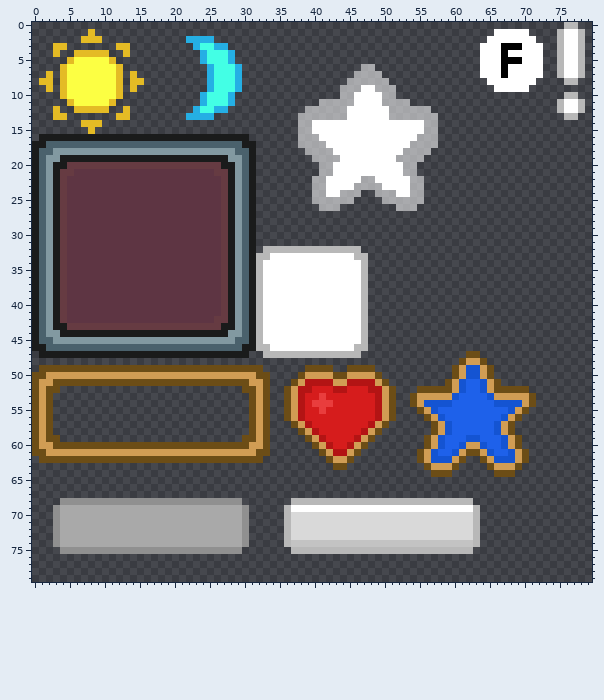
File history of a pixel-art file, Assets/_MagicGame/Content/Visuals/Aseprite/Deisgn/UI/ui.aseprite. The picture above was drawn from the file before the commit.
80x80 pixels, 1 frame.
The result:
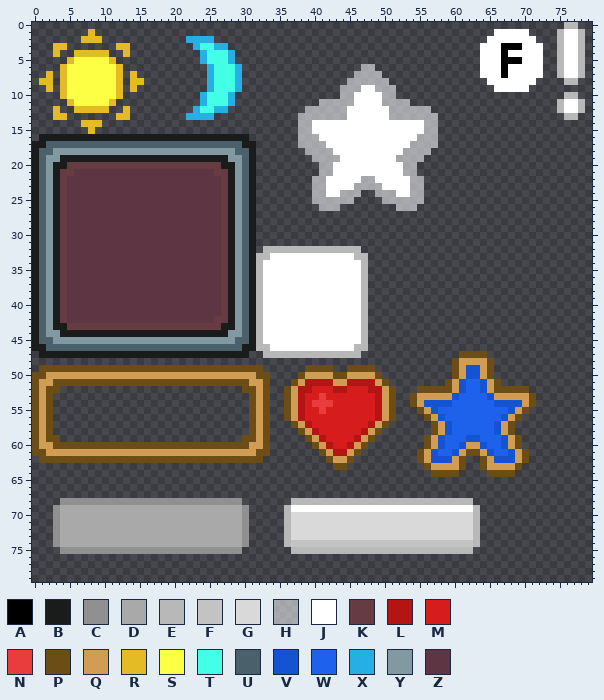
Palette (. is transparent): A #000000  B #1a1b1b  C #909090  D #a9a9a9  E #b8b8b8  F #c3c3c3  G #d9d9d9  H #ffffff89  J #ffffff  K #663b42  L #b31414  M #d61c1c  N #e93d3d  P #6c4d16  Q #d19d54  R #e4bb25  S #fcff43  T #43ffe5  U #4a616c  V #1454d2  W #1e61ea  X #25afe4  Y #8299a1  Z #5e3543
The edit:
@@ x 58..67 @@
 46 ..........
-47 ....PP....
-48 ...PQQP...
+47 ...PPPP...
+48 ..PQQQQP..
 49 ..PQVVQP..
@@ x 58..67 @@
 62 VVQP..PQVV
-63 QQP....PQQ
-64 PP......PP
+63 QQQP..PQQQ
+64 PPP....PPP
 65 ..........
Pixel boxes of the changes (left, top, right, bottom) in both pictures:
changed: (452, 351, 494, 365)
changed: (452, 463, 494, 477)
